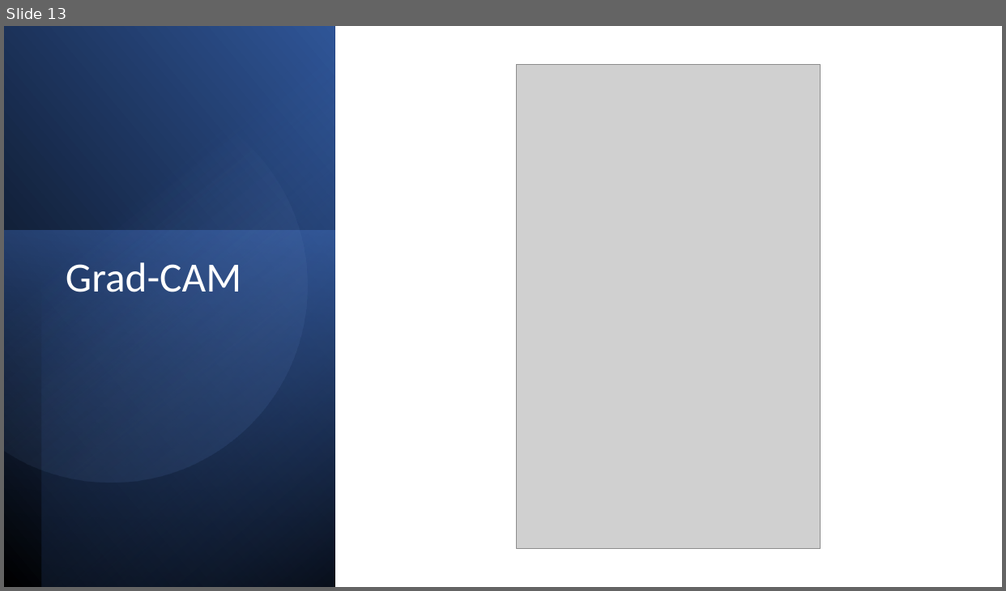
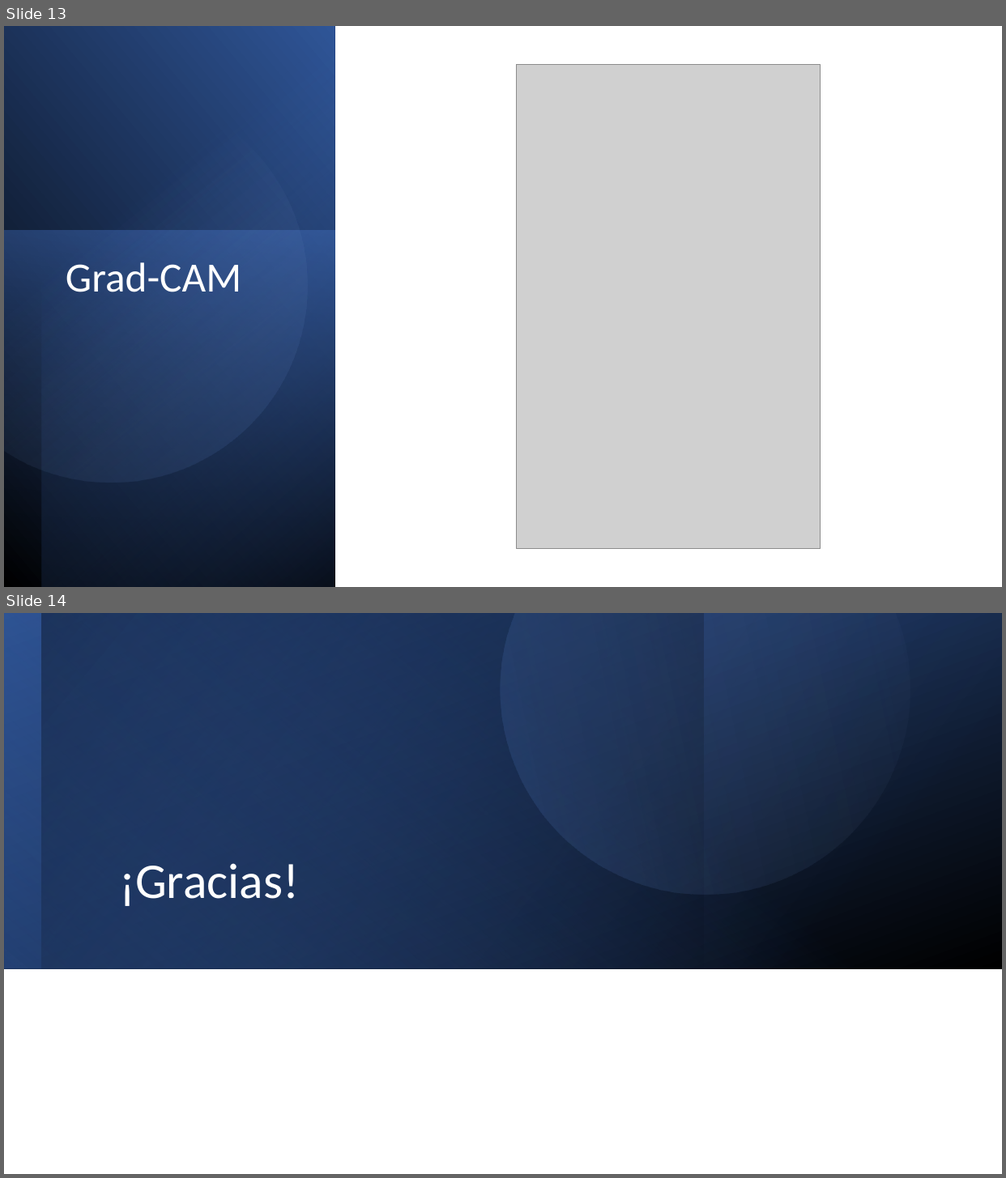
Before and after one commit to ClaraBureu/CEIA, a slide deck: VCII/Presentación.pptx. Shown one above the other, each under a label of ours: slide 13 before the commit, slides 13 and 14 after it. The pictures are 1006x591 and 1006x1178 pixels, drawn with LibreOffice and Linux fonts; fonts in the diff are those of the drawing; grey boxes stand for pictures. Boxes give left, top, right and bottom in pixels: in the first picture for what was removed or moved away, otherwise in the second. Text is boxed around its words. In the diff, an @@ line names an element or a change of style, - is before the commit and + after.

```diff
--- a/VCII/Presentación.pptx
+++ b/VCII/Presentación.pptx
@@ slide 14 added at bbox=[4, 613, 1002, 1174], background #FFFFFF @@
@@ rectangle added at bbox=[4, 613, 1002, 969], fill gradient #2F5597 to #000000 @@
@@ rectangle added at bbox=[4, 613, 1002, 969], fill gradient #4472C4 to #2F5597 @@
@@ rectangle added at bbox=[4, 613, 703, 969], fill gradient #203864 to #000000 @@
@@ rectangle added at bbox=[40, 613, 1002, 969], fill gradient #4472C4 to #000000 @@
@@ freeform shape added at bbox=[428, 613, 961, 967], fill gradient #4472C4 to #8FAADC @@
@@ title added at bbox=[119, 863, 299, 906], 48 pt, text #FFFFFF @@
+¡Gracias!
```
Also in this commit, not shown: 12 other files.
